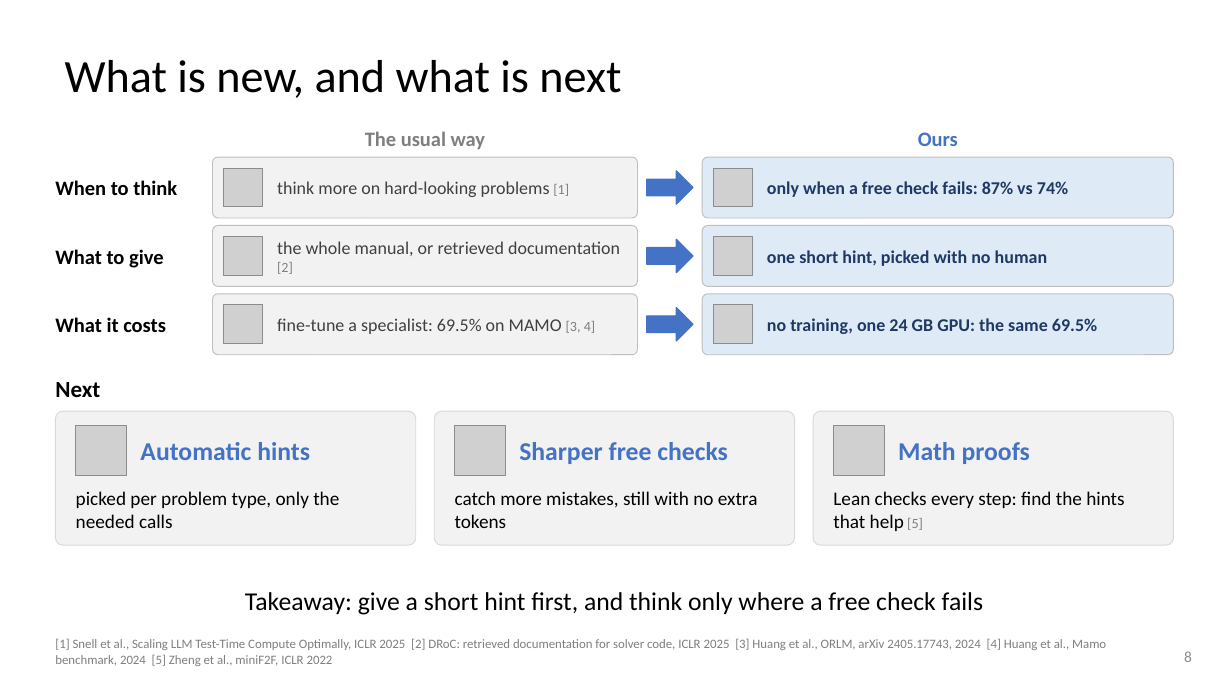
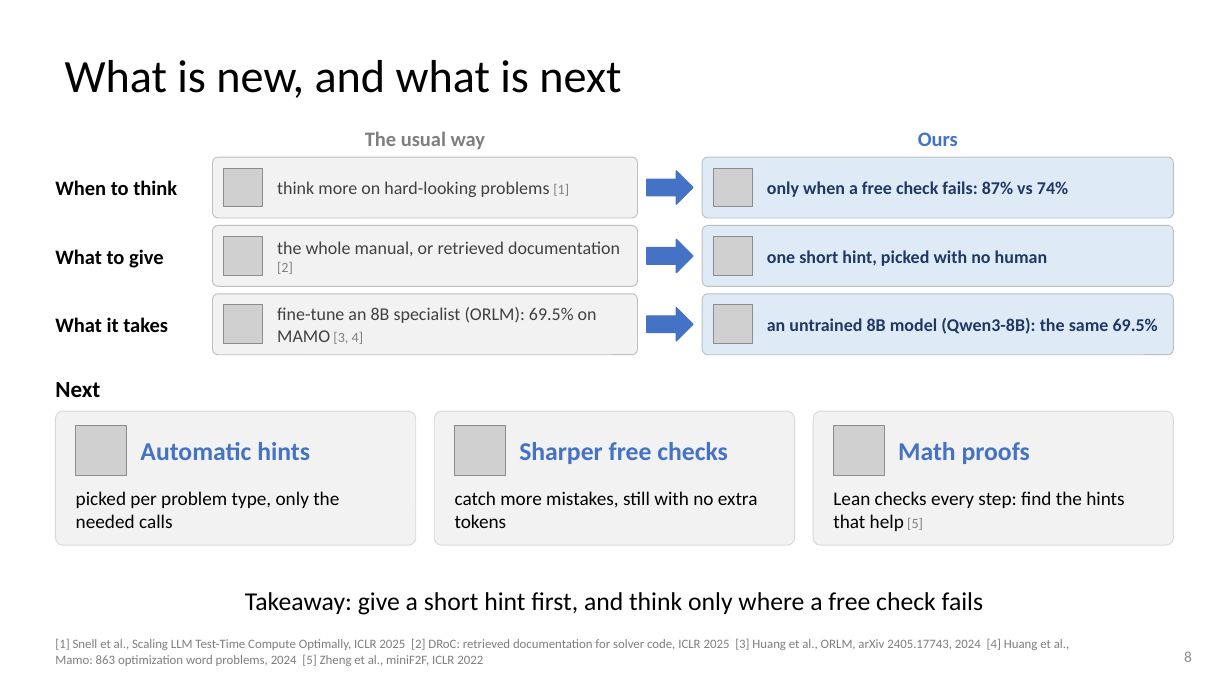
Before and after one commit to dlwns147/CSED490E_Project_Team5, a slide deck: slide 8 of Proposal_Team5.pptx. Drawn at 1232x693 pixels with LibreOffice and Linux fonts; fonts in the diff are those of the drawing; grey boxes stand for pictures. Boxes give left, top, right and bottom in pixels: in the first picture for what was removed or moved away, otherwise in the second. Text is boxed around its words. In the diff, an @@ line names an element or a change of style, - is before the commit and + after.

```diff
--- a/Proposal_Team5.pptx
+++ b/Proposal_Team5.pptx
@@ text at (x1=55, y1=317, x2=168, y2=332): text changed @@
-What it costs
+What it takes
@@ text at (x1=277, y1=307, x2=597, y2=344): text changed @@
-fine-tune a specialist: 69.5% on MAMO [3, 4]
+fine-tune an 8B specialist (ORLM): 69.5% on MAMO [3, 4]
@@ text at (x1=767, y1=318, x2=1158, y2=334): text changed @@
-no training, one 24 GB GPU: the same 69.5%
+an untrained 8B model (Qwen3-8B): the same 69.5%
@@ text at (x1=55, y1=639, x2=1069, y2=666): text changed @@
-[1] Snell et al., Scaling LLM Test-Time Compute Optimally, ICLR 2025 [2] DRoC: retrieved documentation for solver code, ICLR 2025 [3] Huang et al., ORLM, arXiv 2405.17743, 2024 [4] Huang et al., Mamo benchmark, 2024 [5] Zheng et al., miniF2F, ICLR 2022
+[1] Snell et al., Scaling LLM Test-Time Compute Optimally, ICLR 2025 [2] DRoC: retrieved documentation for solver code, ICLR 2025 [3] Huang et al., ORLM, arXiv 2405.17743, 2024 [4] Huang et al., Mamo: 863 optimization word problems, 2024 [5] Zheng et al., miniF2F, ICLR 2022
```
Also in this commit, not shown: 3 other files.
